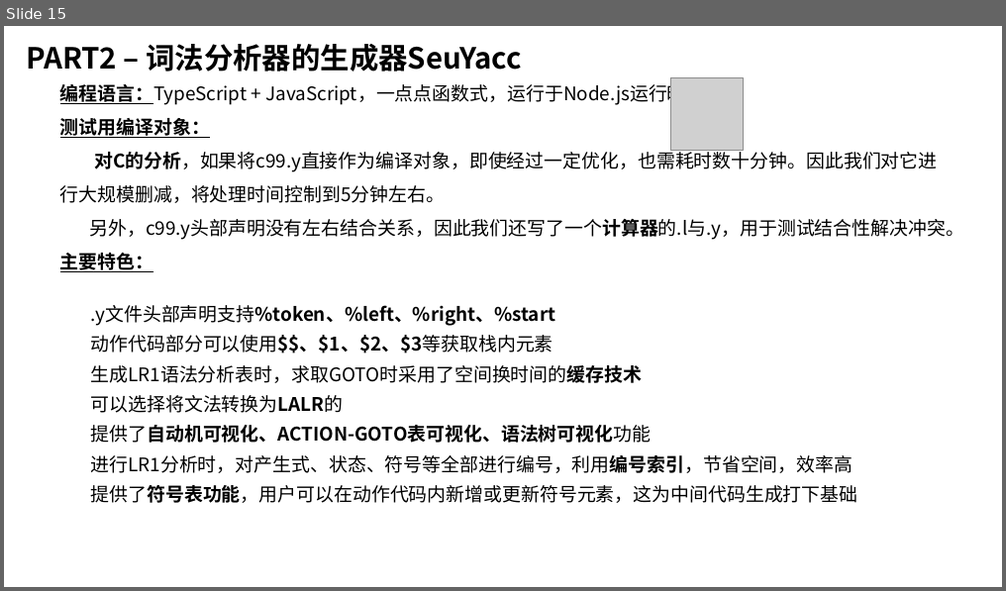
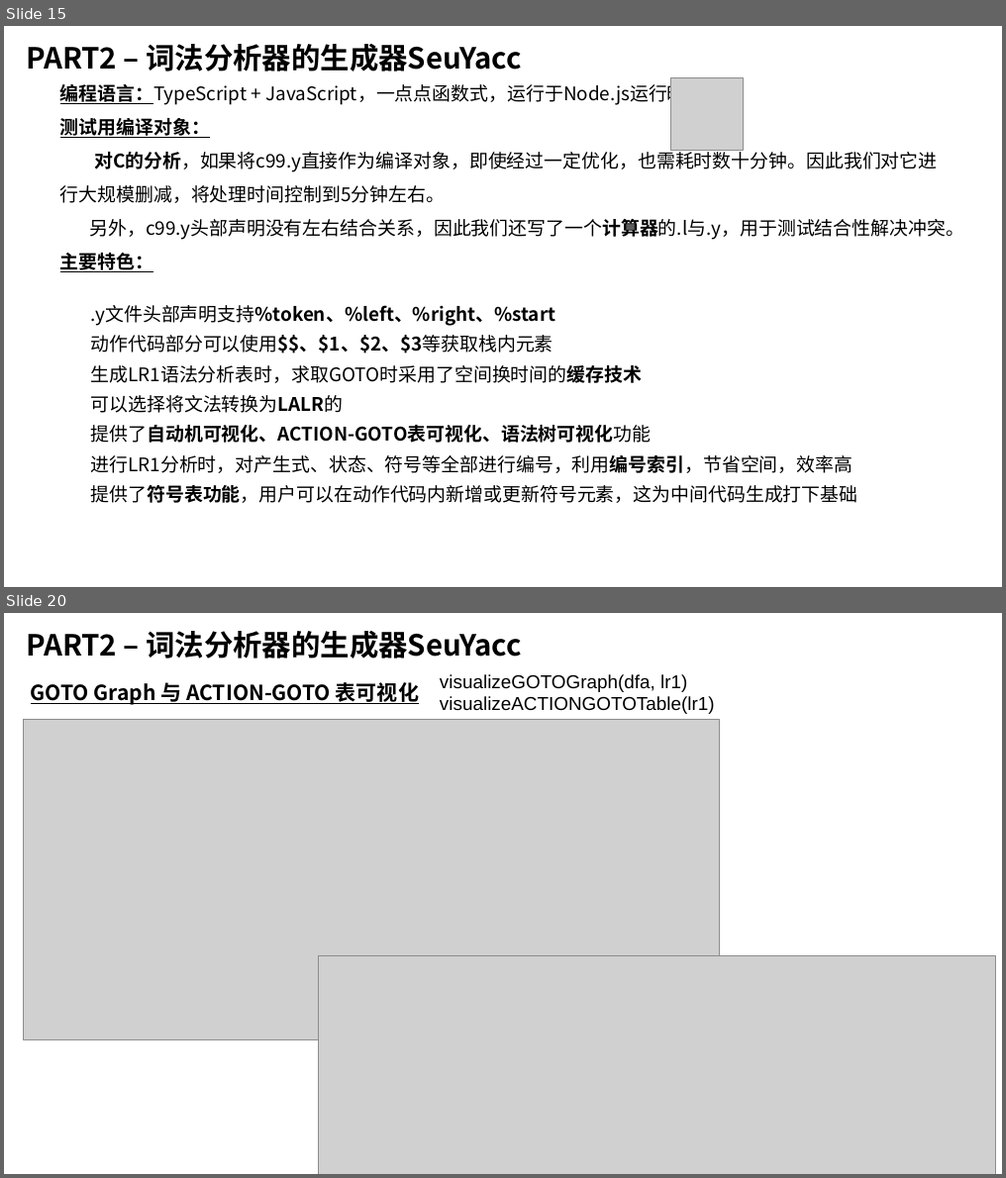
Before and after one commit to z0gSh1u/seu-lex-yacc, a slide deck: doc/答辩Slides.pptx. Shown one above the other, each under a label of ours: slide 15 before the commit, slides 15 and 20 after it; the slides between them are not shown. The pictures are 1006x591 and 1006x1178 pixels, drawn with LibreOffice and Linux fonts; fonts in the diff are those of the drawing; grey boxes stand for pictures. Boxes give left, top, right and bottom in pixels: in the first picture for what was removed or moved away, otherwise in the second. Text is boxed around its words. In the diff, an @@ line names an element or a change of style, - is before the commit and + after.

```diff
--- a/doc/答辩Slides.pptx
+++ b/doc/答辩Slides.pptx
@@ slide 20 added at (4,613,1002,1174), background #FFFFFF @@
@@ text added at (26,631,522,659), 28 pt, text #000000, bold @@
+PART2 – 词法分析器的生成器SeuYacc
@@ text added at (31,682,419,705), 20 pt, text #000000, bold, underline @@
+GOTO Graph 与 ACTION-GOTO 表可视化
@@ text added at (440,674,715,714), 18 pt, text #000000 @@
+visualizeGOTOGraph(dfa, lr1)
+visualizeACTIONGOTOTable(lr1)
@@ picture added at (23,719,720,1040) @@
@@ picture added at (319,956,996,1174) @@
```
Also in this commit, not shown: 5 other slides added, 3 slides removed, 28 other files.
